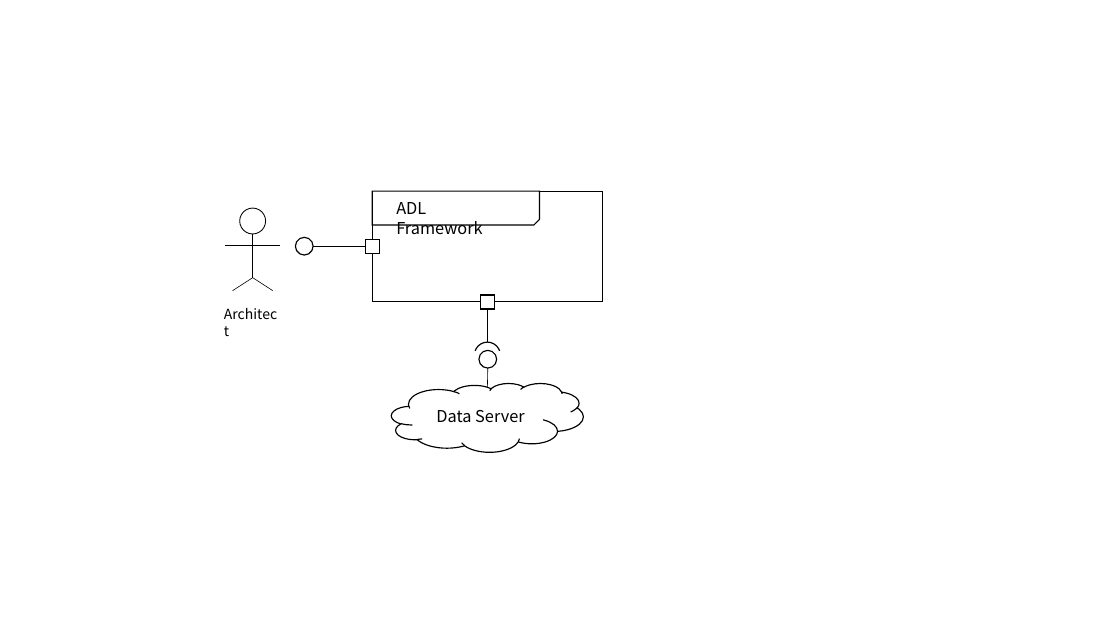
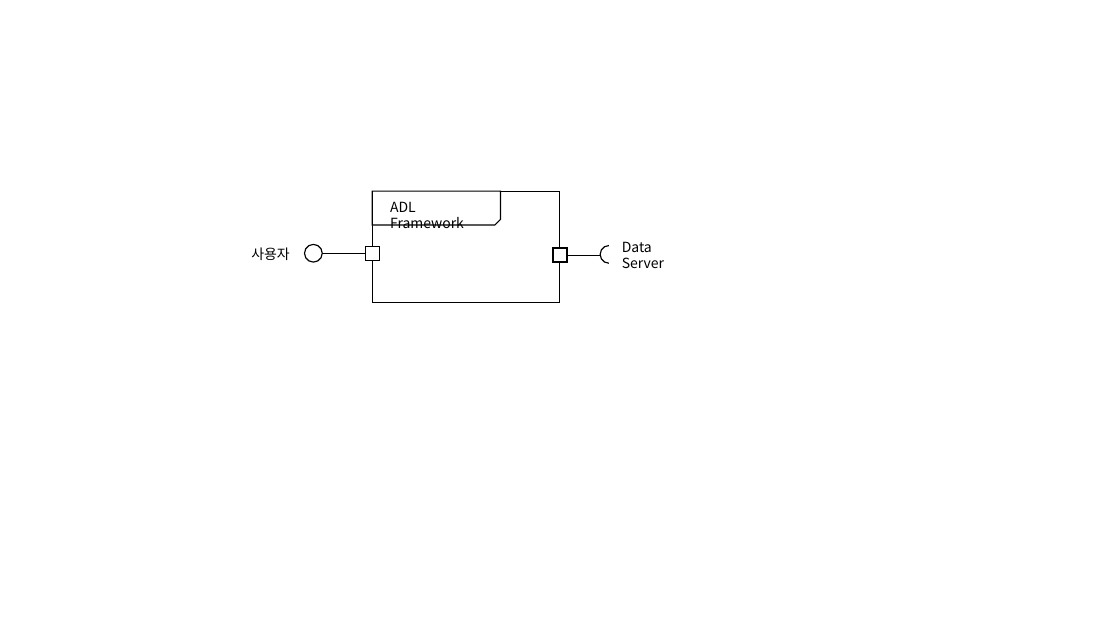
Before and after one commit to helloduk/TIL, a slide deck: slide 1 of AA/인증과제_ppt자료.pptx. Drawn at 1120x630 pixels with LibreOffice and Linux fonts; fonts in the diff are those of the drawing. Boxes give left, top, right and bottom in pixels: in the first picture for what was removed or moved away, otherwise in the second. Text is boxed around its words. In the diff, an @@ line names an element or a change of style, - is before the commit and + after.

```diff
--- a/AA/인증과제_ppt자료.pptx
+++ b/AA/인증과제_ppt자료.pptx
@@ rectangle: place and size @@
-rectangle at (372, 192, 602, 302)
+rectangle at (372, 192, 560, 303)
@@ snip rect: place and size @@
-snip rect at (372, 192, 539, 225)
+snip rect at (372, 192, 501, 225)
@@ text "ADL Framework" at (390, 201, 464, 228): size 14 to 12 pt @@
@@ text "Data Server": place and size @@
-text "Data Server" at (392, 383, 583, 452)
+text "Data Server" at (622, 241, 664, 268)
@@ text "Data Server" at (622, 241, 664, 268): size 14 to 12 pt; alignment centre to left; vertical alignment middle to top; fill #FFFFFF to none; outline #000000 1 pt to none @@
@@ group removed at (225, 208, 280, 291): 4 lines, 1 ellipse @@
@@ text at (251, 247, 290, 260): text changed @@
-Architect
+사용자
@@ ellipse: place and size @@
-ellipse at (296, 238, 313, 255)
+ellipse at (305, 245, 323, 262)
@@ line moved from (313, 246) - (372, 246) to (323, 254) - (365, 254) @@
@@ rectangle: place and size @@
-rectangle at (365, 239, 380, 254)
+rectangle at (365, 246, 380, 260)
@@ line moved from (487, 342) - (487, 302) to (601, 255) - (567, 255) @@
@@ rotation 0 to 270 degrees in 3 elements at (553, 248, 567, 262), (601, 245, 618, 263), (610, 242, 639, 268) @@
@@ ellipse removed at (479, 350, 497, 368) @@
@@ line removed from (487, 387) to (488, 368) @@
```
Also in this commit, not shown: 3 other files.
